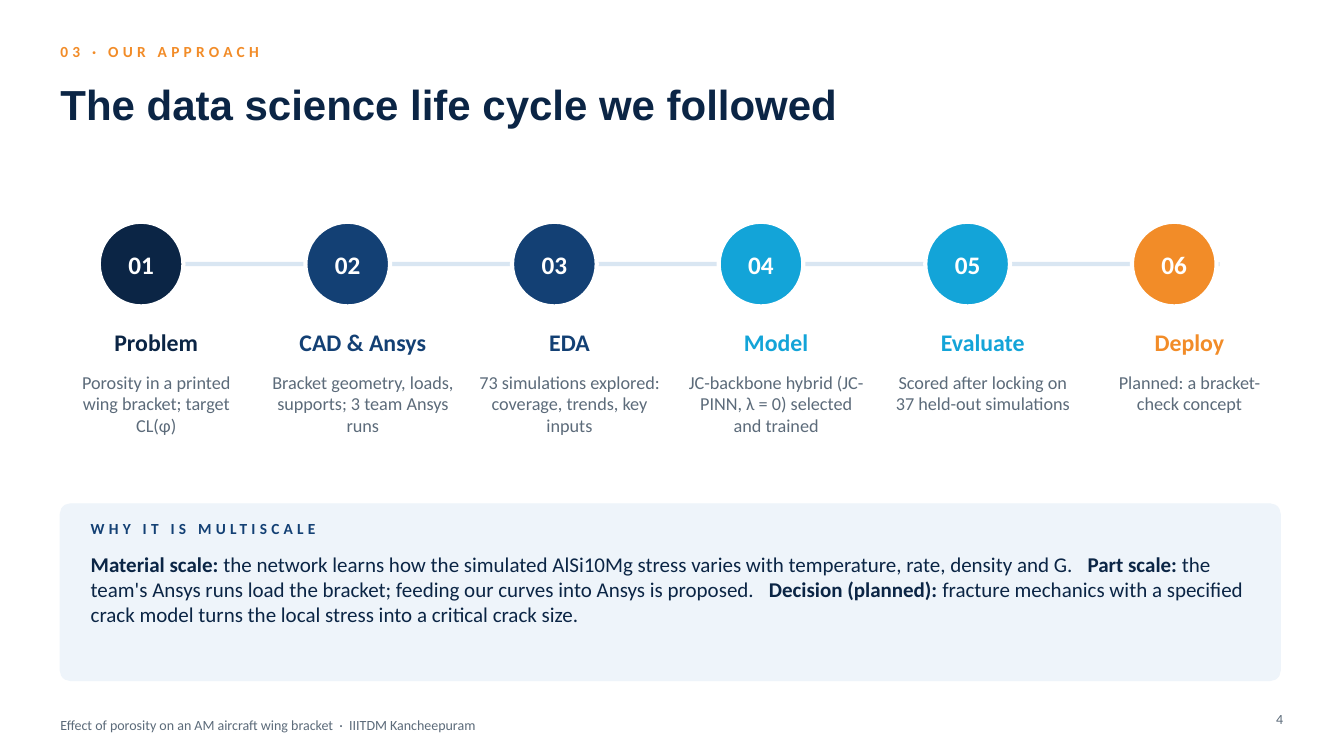
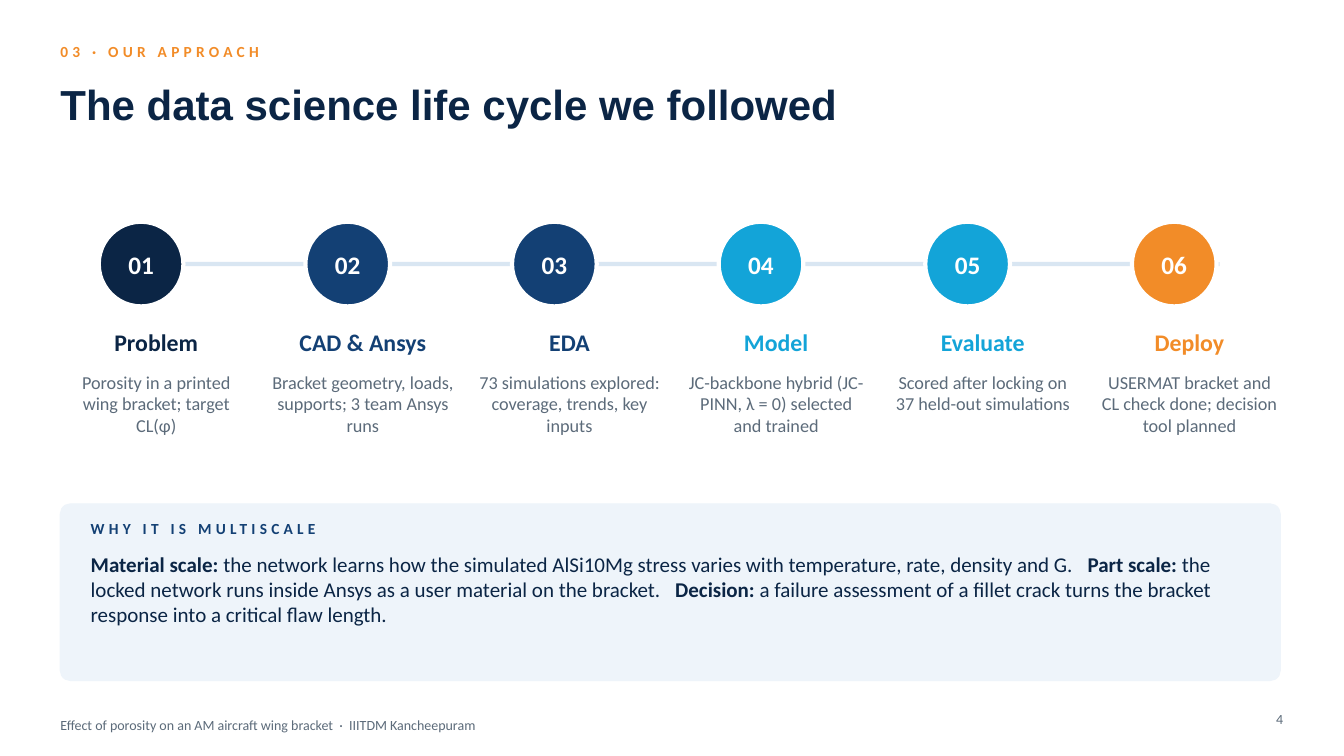
Before and after one commit to SaravananRamar06/MMM-ML, a slide deck: slide 4 of presentation/Final Presentation - Porosity in an AM Wing Bracket (corrected).pptx. Drawn at 1344x756 pixels with LibreOffice and Linux fonts; fonts in the diff are those of the drawing. Boxes give left, top, right and bottom in pixels: in the first picture for what was removed or moved away, otherwise in the second. Text is boxed around its words. In the diff, an @@ line names an element or a change of style, - is before the commit and + after.

```diff
--- a/presentation/Final Presentation - Porosity in an AM Wing Bracket (corrected).pptx
+++ b/presentation/Final Presentation - Porosity in an AM Wing Bracket (corrected).pptx
@@ text at <box>1102,376,1277,435</box>: text changed @@
-Planned: a bracket-check concept
+USERMAT bracket and CL check done; decision tool planned
@@ text at <box>91,557,1211,626</box>: text changed @@
-Material scale: the network learns how the simulated AlSi10Mg stress varies with temperature, rate, density and G. Part scale: the team's Ansys runs load the bracket; feeding our curves into Ansys is proposed. Decision (planned): fracture mechanics with a specified crack model turns the local stress into a critical crack size.
+Material scale: the network learns how the simulated AlSi10Mg stress varies with temperature, rate, density and G. Part scale: the locked network runs inside Ansys as a user material on the bracket. Decision: a failure assessment of a fillet crack turns the bracket response into a critical flaw length.
```
Also in this commit, not shown: 6 other slides changed, 3 other files.
